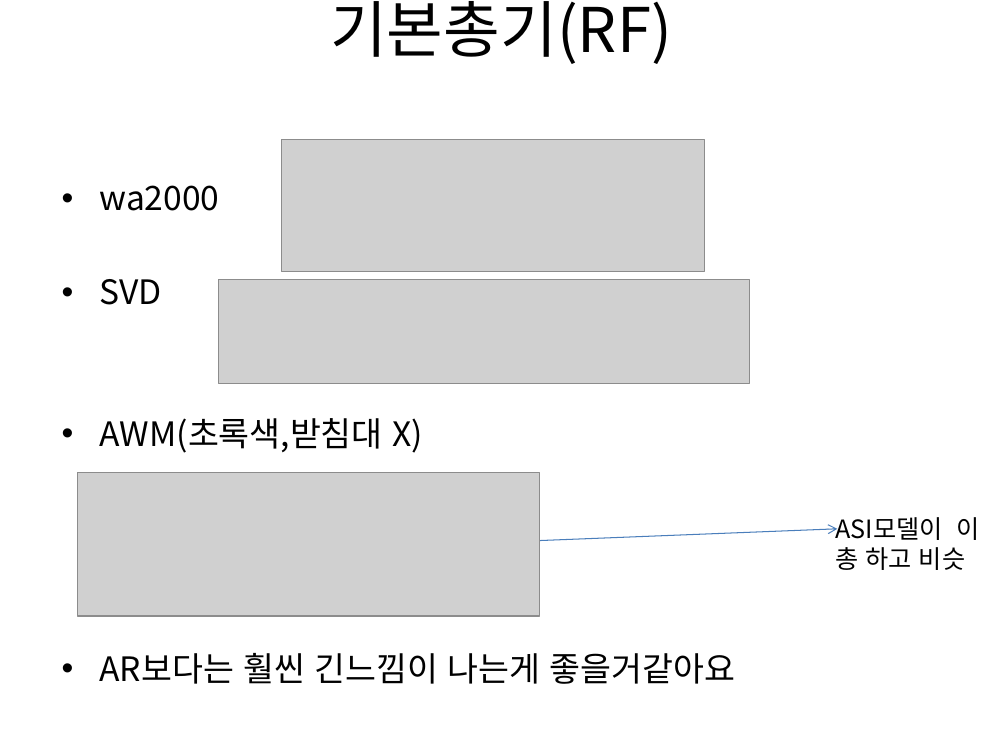
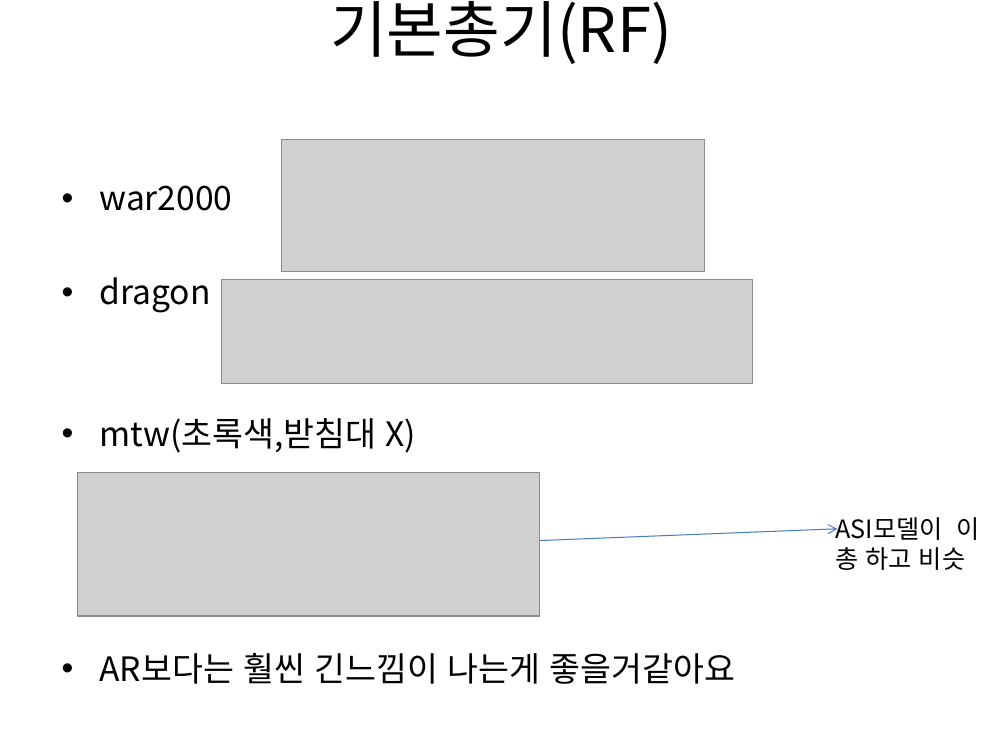
Before and after one commit to gkdlgndpdu/EscapeJail, a slide deck: slide 41 of EscapeJail/Assets/기획/스테이지1기획.pptx. Drawn at 1008x756 pixels with LibreOffice and Linux fonts; fonts in the diff are those of the drawing; grey boxes stand for pictures. Boxes give left, top, right and bottom in pixels: in the first picture for what was removed or moved away, otherwise in the second. Text is boxed around its words. In the diff, an @@ line names an element or a change of style, - is before the commit and + after.

```diff
--- a/EscapeJail/Assets/기획/스테이지1기획.pptx
+++ b/EscapeJail/Assets/기획/스테이지1기획.pptx
@@ text at (99,185,417,453): text changed @@
-• wa2000
-• SVD
-• AWM(초록색,받침대 X)
+• war2000
+• dragon
+• mtw(초록색,받침대 X)
```
Also in this commit, not shown: 12 other slides changed, 34 other files.
